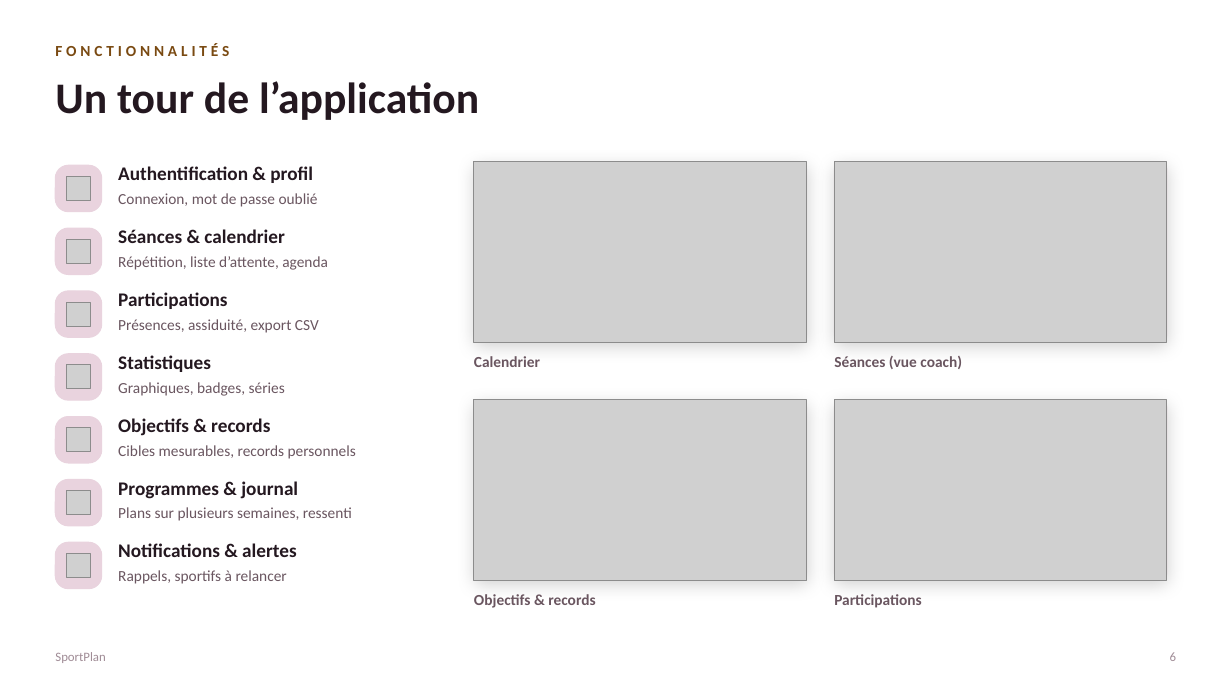
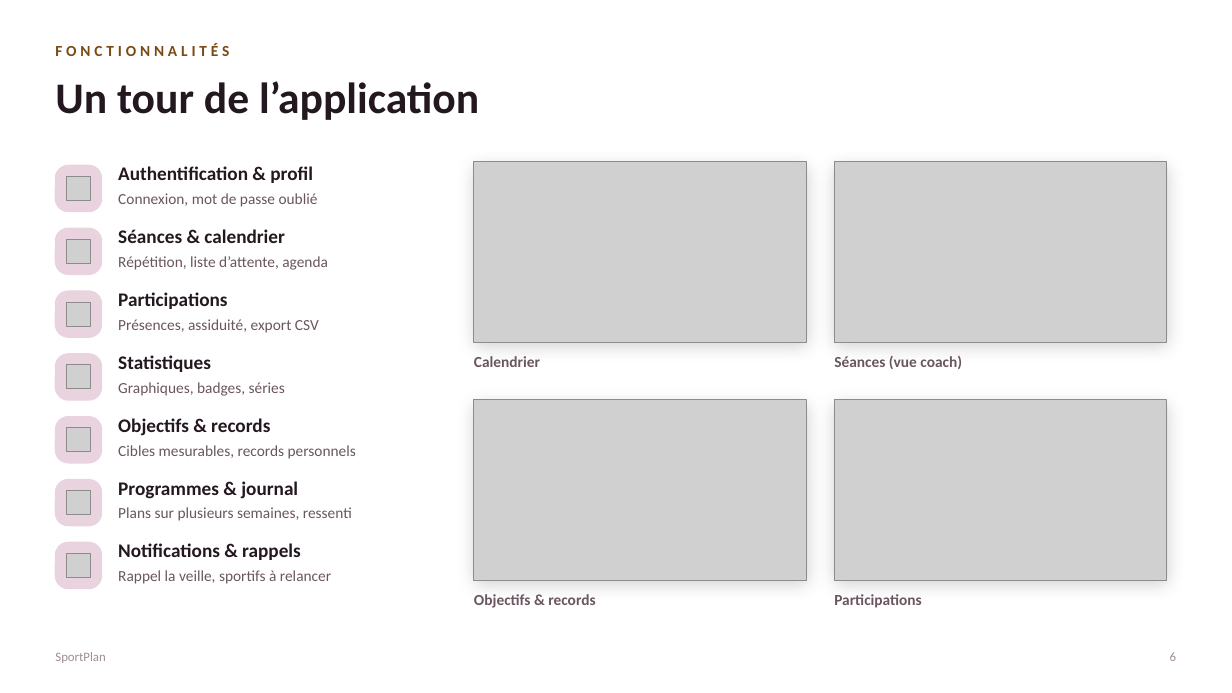
Before and after one commit to loicvdb98-sys/projet-fin-de-session-, a slide deck: slide 6 of docs/SportPlan_Presentation_Jury.pptx. Drawn at 1232x693 pixels with LibreOffice and Linux fonts; fonts in the diff are those of the drawing; grey boxes stand for pictures. Boxes give left, top, right and bottom in pixels: in the first picture for what was removed or moved away, otherwise in the second. Text is boxed around its words. In the diff, an @@ line names an element or a change of style, - is before the commit and + after.

```diff
--- a/docs/SportPlan_Presentation_Jury.pptx
+++ b/docs/SportPlan_Presentation_Jury.pptx
@@ text at [118, 543, 301, 560]: text changed @@
-Notifications & alertes
+Notifications & rappels
@@ text at [118, 570, 331, 584]: text changed @@
-Rappels, sportifs à relancer
+Rappel la veille, sportifs à relancer
```
Also in this commit, not shown: 3 other slides changed.
